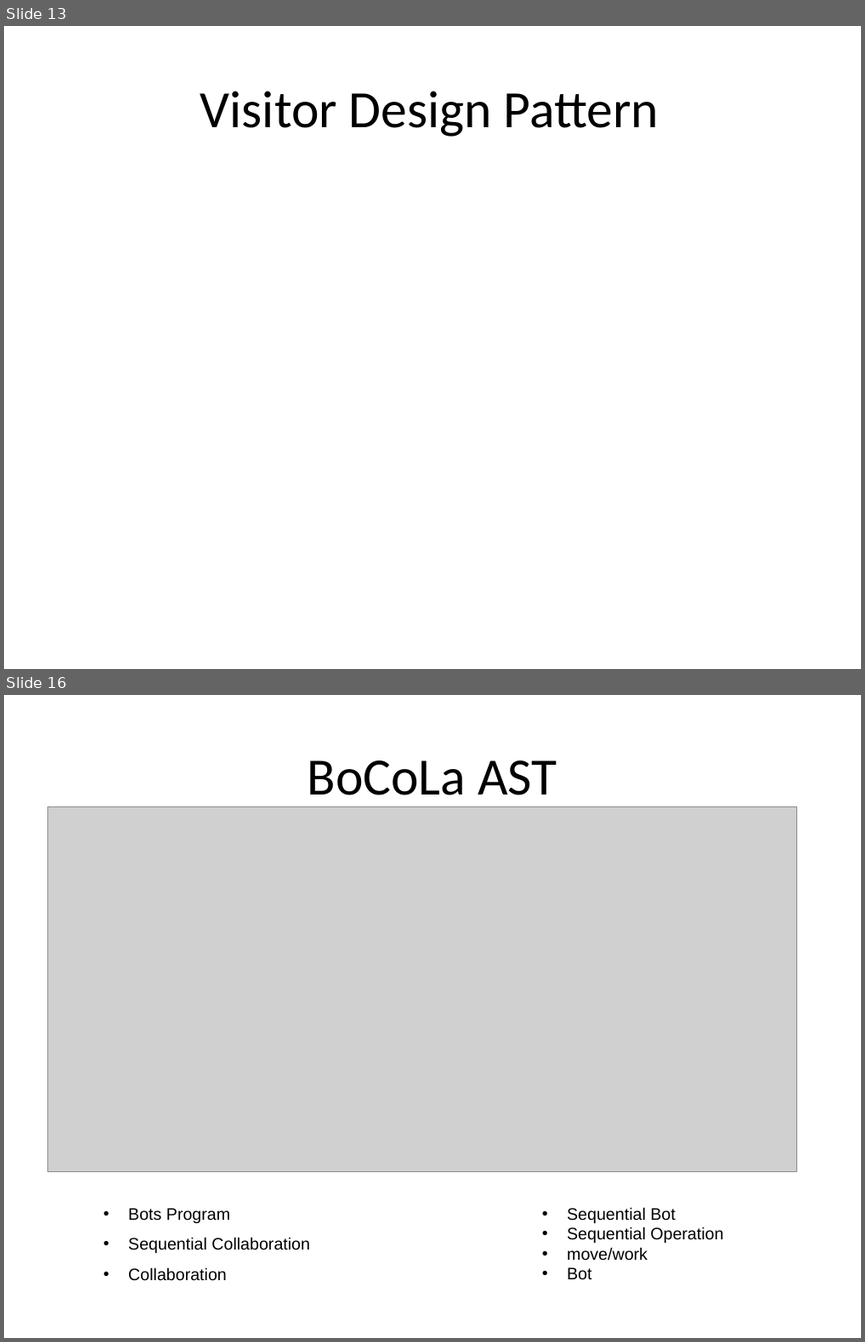
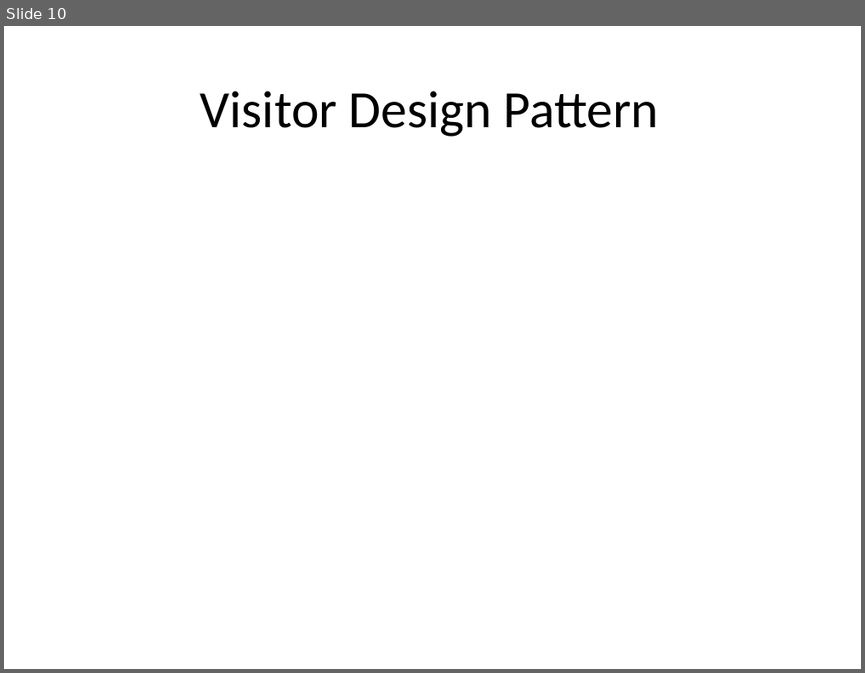
Before and after one commit to isurup/kalle-martin-group, a slide deck: SSE2/slides/1 Analysis.ppt. Shown one above the other, each under a label of ours: slides 13 and 16 before the commit, slide 10 after it; the slides between them are not shown. The pictures are 865x1342 and 865x673 pixels, drawn with LibreOffice and Linux fonts; fonts in the diff are those of the drawing; grey boxes stand for pictures. Boxes give left, top, right and bottom in pixels: in the first picture for what was removed or moved away, otherwise in the second. Text is boxed around its words. In the diff, an @@ line names an element or a change of style, - is before the commit and + after.

```diff
--- a/SSE2/slides/1 Analysis.ppt
+++ b/SSE2/slides/1 Analysis.ppt
@@ slide 16 removed at (4,695,861,1338), background #FFFFFF @@
@@ title removed at (307,760,556,807) @@
-BoCoLa AST
@@ picture removed at (47,807,796,1171) @@
@@ text removed at (128,1208,310,1281) @@
-• Bots Program
-• Sequential Collaboration
-• Collaboration
@@ text removed at (567,1207,723,1280) @@
-• Sequential Bot
-• Sequential Operation
-• move/work
-• Bot
@@ what was slide 13 is now slide 10 @@
```
Also in this commit, not shown: 9 other slides removed.
